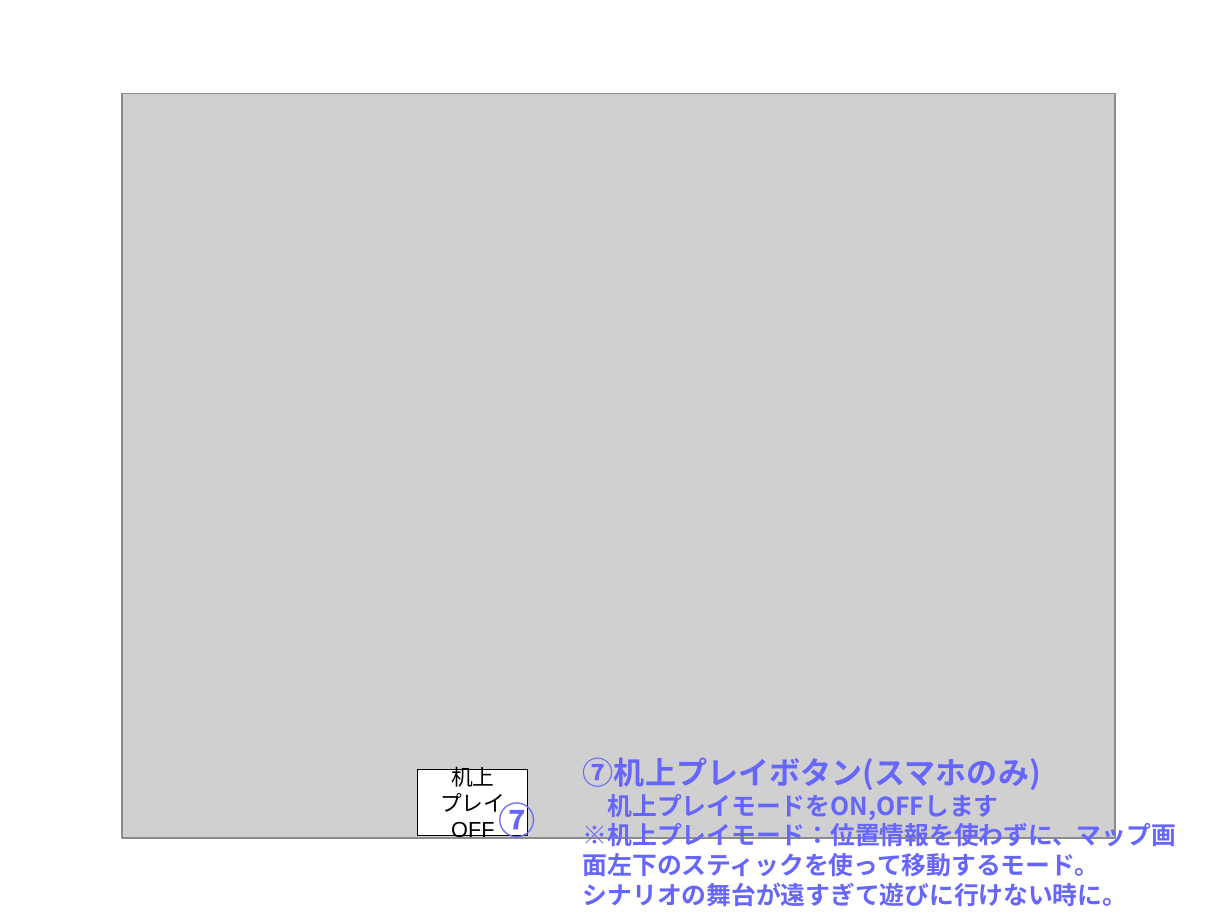
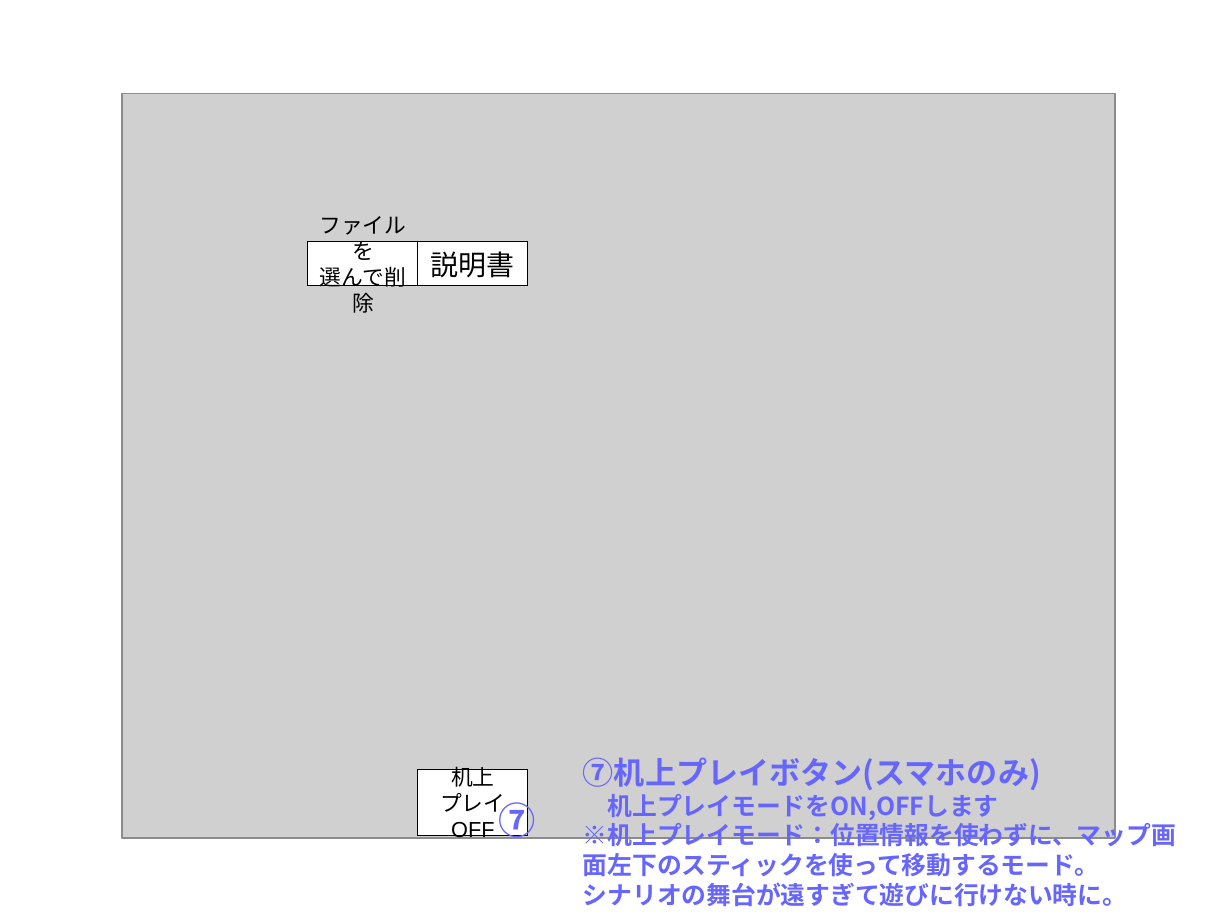
Before and after one commit to HidehiroNomoto/CoCARScenario, a slide deck: slide 2 of CoCScenario/説明書/新規 OpenDocument プレゼンテーション.odp. Drawn at 1232x924 pixels with LibreOffice and Linux fonts; fonts in the diff are those of the drawing; grey boxes stand for pictures. Boxes give left, top, right and bottom in pixels: in the first picture for what was removed or moved away, otherwise in the second. Text is boxed around its words. In the diff, an @@ line names an element or a change of style, - is before the commit and + after.

```diff
--- a/CoCScenario/説明書/新規 OpenDocument プレゼンテーション.odp
+++ b/CoCScenario/説明書/新規 OpenDocument プレゼンテーション.odp
@@ rectangle added at bbox=[309, 243, 418, 286], fill #FFFFFF, outline #000000 0 pt, 14 pt, text #000000 @@
+ファイルを
+選んで削除
@@ rectangle added at bbox=[418, 243, 528, 286], fill #FFFFFF, outline #000000 0 pt, 18 pt, text #000000 @@
+説明書
```
Also in this commit, not shown: 2 other slides changed, 2 slides added, 10 other files.
